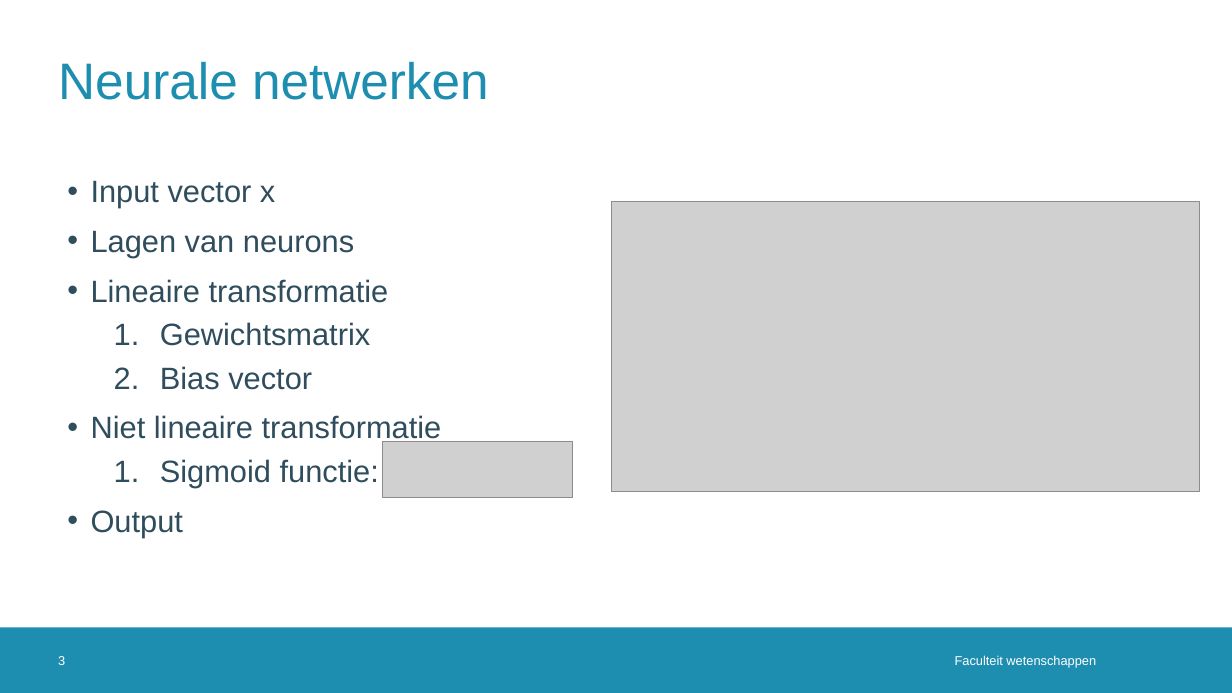
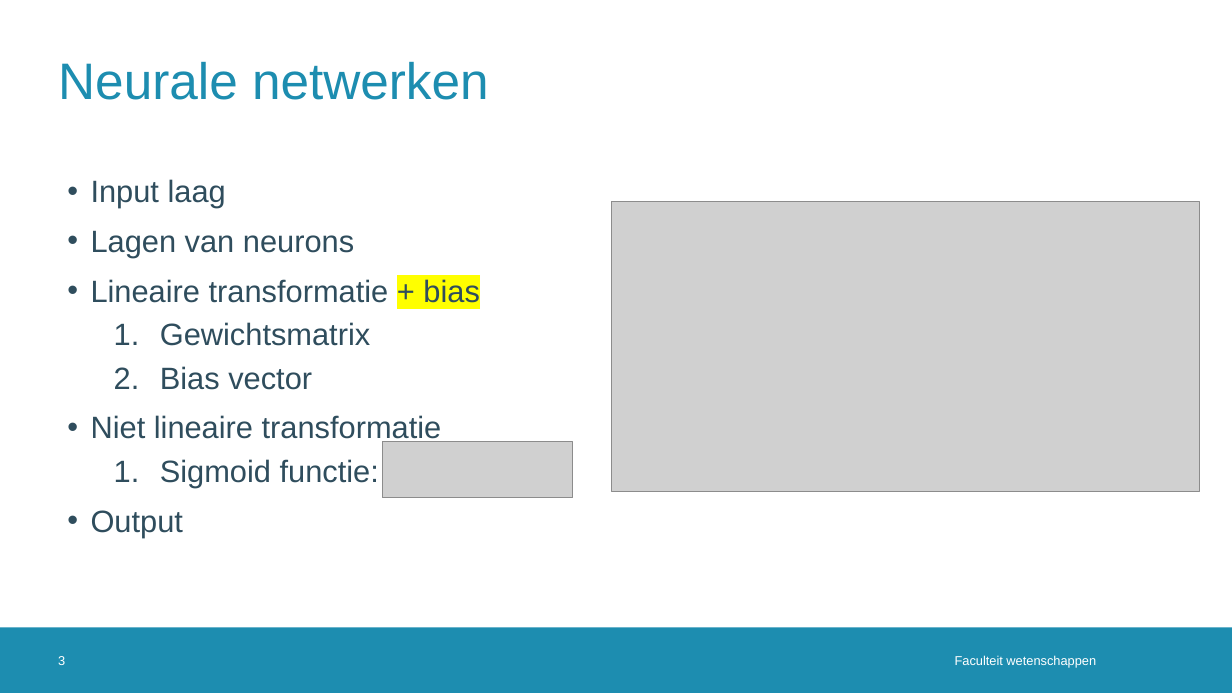
Before and after one commit to JoppeDJ/BachelorProef, a slide deck: slide 3 of Literatuurstudie/Literatuurstudie_ppt.pptx. Drawn at 1232x693 pixels with LibreOffice and Linux fonts; fonts in the diff are those of the drawing; grey boxes stand for pictures; background and template pictures are left out. Boxes give left, top, right and bottom in pixels: in the first picture for what was removed or moved away, otherwise in the second. Text is boxed around its words. In the diff, an @@ line names an element or a change of style, - is before the commit and + after.

```diff
--- a/Literatuurstudie/Literatuurstudie_ppt.pptx
+++ b/Literatuurstudie/Literatuurstudie_ppt.pptx
@@ text at (91, 179, 226, 208): text changed @@
-• Input vector x
+• Input laag
@@ text at (91, 279, 480, 303): text changed @@
-• Lineaire transformatie
+• Lineaire transformatie + bias
```
Also in this commit, not shown: 1 other slide changed.
